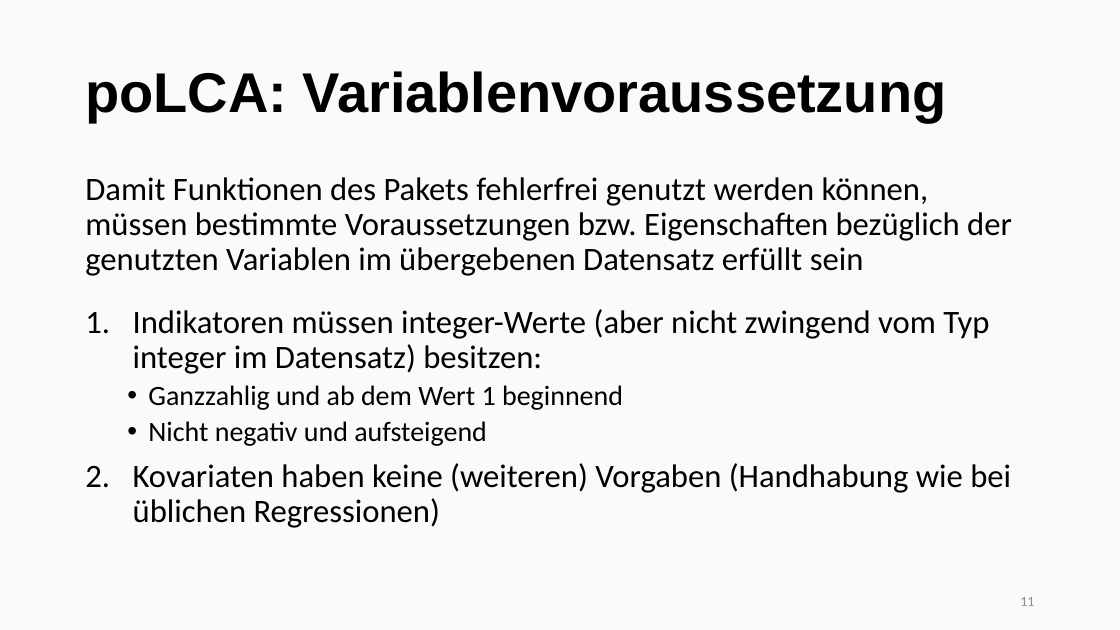
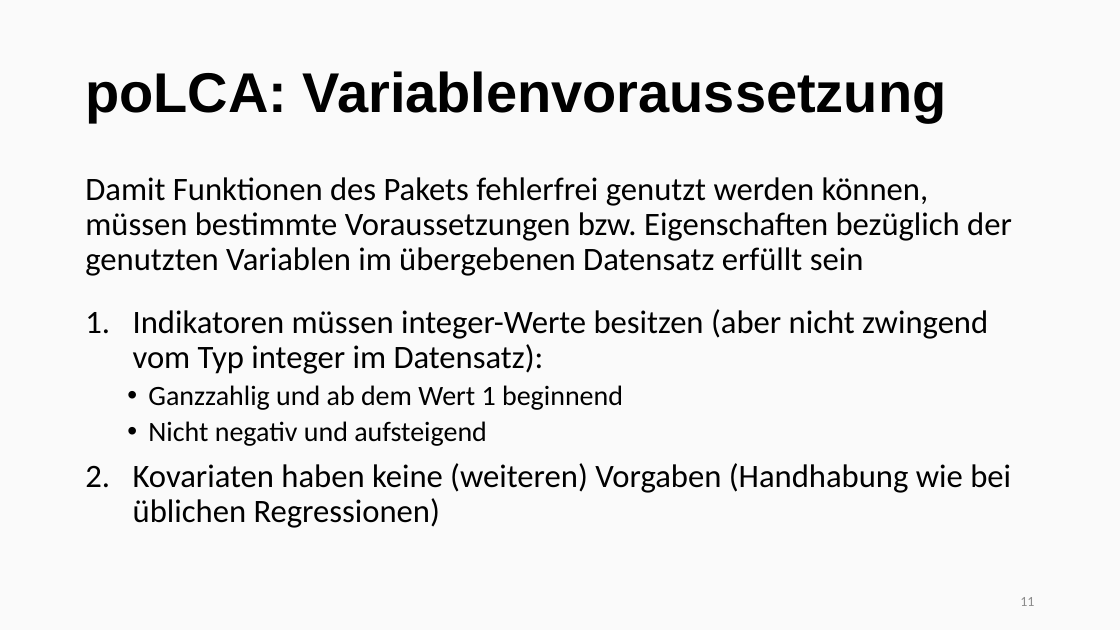
Before and after one commit to EscapeTheFate/LCA_in_R-Sozialwissenschaftsseminar_UniBi_SoSe2024, a slide deck: slide 11 of Cutted-Die Methode der latenten Klassenanalyse.pptx. Drawn at 1120x630 pixels with LibreOffice and Linux fonts; fonts in the diff are those of the drawing. Boxes give left, top, right and bottom in pixels: in the first picture for what was removed or moved away, otherwise in the second. Text is boxed around its words. In the diff, an @@ line names an element or a change of style, - is before the commit and + after.

Commit message:
Updated slides
Updated slides

```diff
--- a/Cutted-Die Methode der latenten Klassenanalyse.pptx
+++ b/Cutted-Die Methode der latenten Klassenanalyse.pptx
@@ text at (x1=133, y1=309, x2=988, y2=374): text changed @@
-1. Indikatoren müssen integer-Werte (aber nicht zwingend vom Typ integer im Datensatz) besitzen:
+1. Indikatoren müssen integer-Werte besitzen (aber nicht zwingend vom Typ integer im Datensatz):
```
Also in this commit, not shown: 2 other slides changed, 2 other files.
